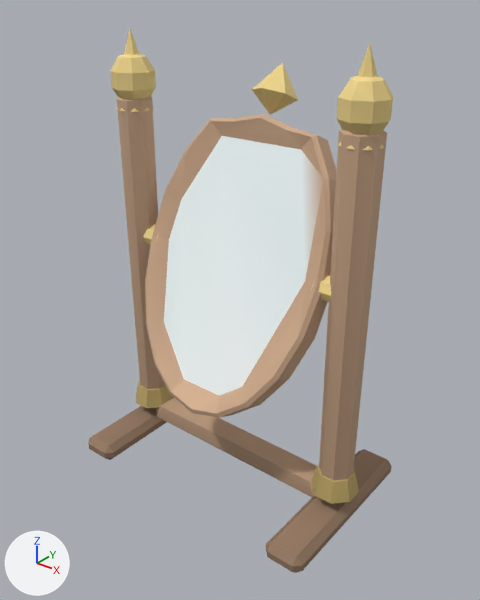
The glTF model assets/models/mirror/mirror.low.glb as it was, and as the next commit left it.
Camera for both pictures: a 50 mm camera at (1.009, -1.242, 1.319) aimed at (0.024, -0.01, 0.555). Lighting does not change. The marker at lower left points along +X, +Y and +Z. The older version comes first. Where no turn or scale is listed for an object, it has been applied to the vertices. Vertices at exactly the same position are counted once.

In view in the first picture: 'mirror'.
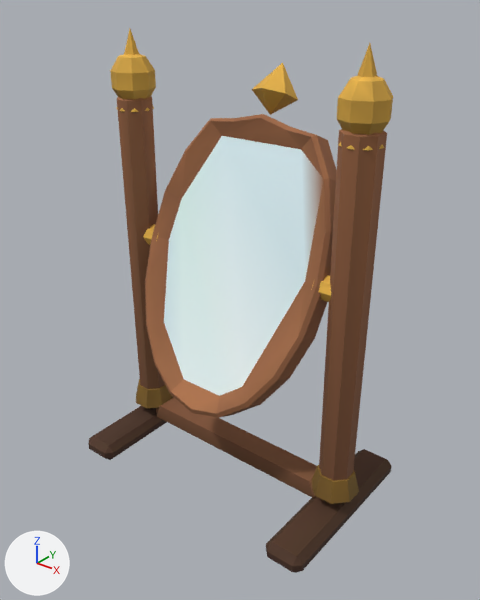
Changed parts and their boxes (x1, y1, x2, y2) in the pictures (480 x 600 px):
part 1 of me_mirror, recoloured (beige to brown)
    both: (117, 99, 387, 504)
part 2 of me_mirror, recoloured
    both: (111, 29, 393, 396)
part 3 of me_mirror, recoloured
    both: (112, 87, 389, 482)
part 4 of me_mirror, recoloured
    both: (88, 406, 392, 573)

Patch to the scene script:
```diff
--- a/assets/models/mirror/mirror.low.glb.py
+++ b/assets/models/mirror/mirror.low.glb.py
@@ me_mirror @@
 me_mirror.from_pydata(...)  # 388 vertices, 712 faces; spans x -0.4..0.4, y -0.25..0.25, z -0.602..0.602
 # used by ob_mirror; location = (0.0, 0.0, 0.602)
+# me_mirror part 1: 195 faces centred in x -0.395..0.395, y -0.182..0.165, z -0.539..0.435 are repainted in the vertex colours; the middle colour goes from beige #b99b7c to brown #7c5332
+# me_mirror part 2: 190 faces centred in x -0.391..0.391, y -0.086..0.197, z -0.117..0.556 are repainted in the vertex colours; the middle colour goes from yellow #ead188 to orange #d2a240
+# me_mirror part 3: 173 faces centred in x -0.384..0.384, y -0.17..0.181, z -0.453..0.532 are repainted in the vertex colours; the middle colour goes from brown #ceaf81 to brown #9e6d38
+# me_mirror part 4: 154 faces centred in x -0.395..0.395, y -0.25..0.25, z -0.602..0.36 are repainted in the vertex colours; the middle colour goes from brown #94785f to brown #4b321c
 me_mirror.materials.append(mat_glass_props)
```
